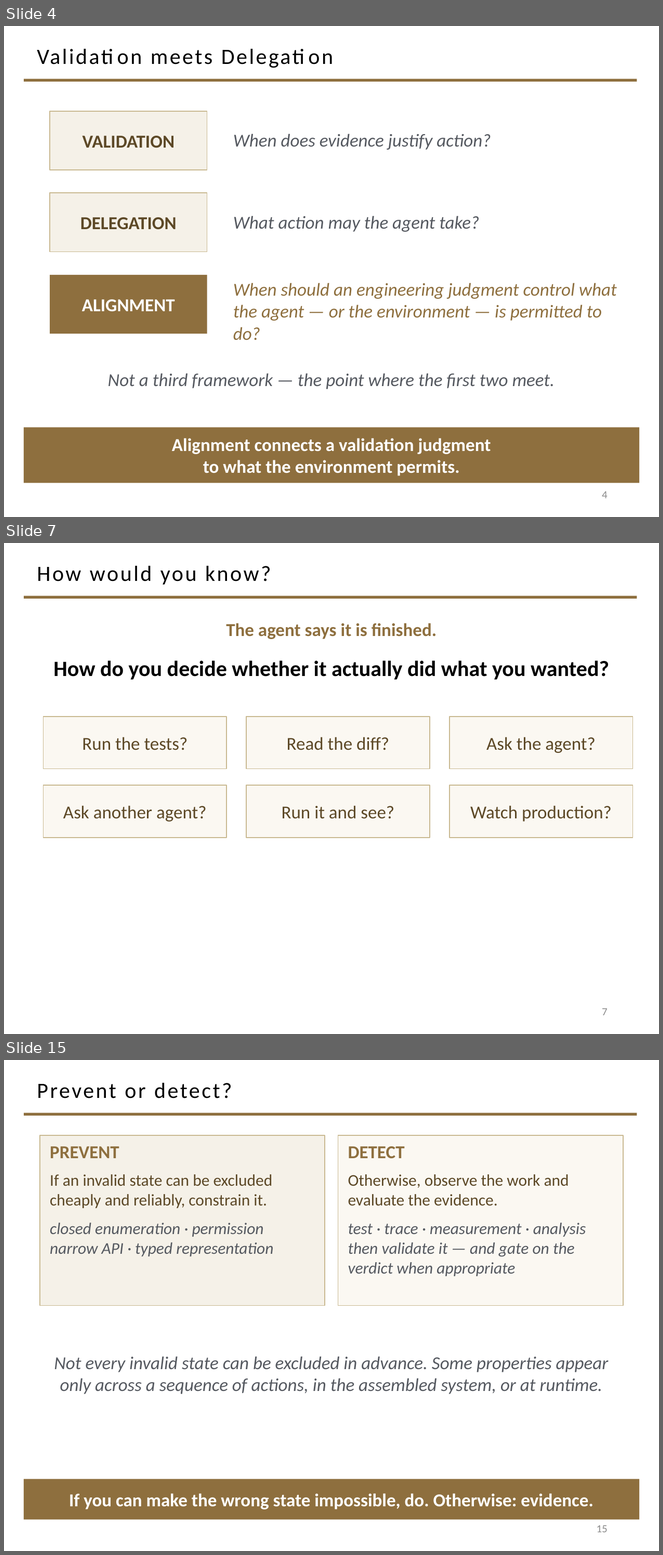
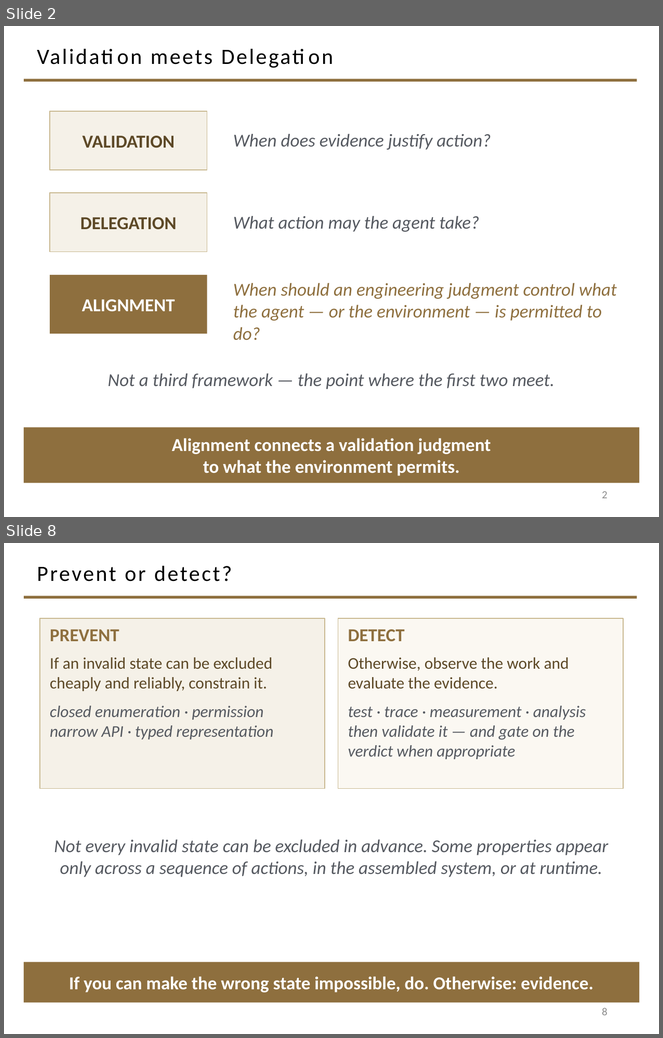
Before and after one commit to davisjam/model-based-agentic-software-engineering, a slide deck: course/lectures/act-2-delegation-and-control/03-alignment/2-3-Alignment.pptx. Shown one above the other, each under a label of ours: slides 4, 7 and 15 before the commit, slides 2 and 8 after it; the slides between them are not shown. The pictures are 663x1555 and 663x1038 pixels, drawn with LibreOffice and Linux fonts; fonts in the diff are those of the drawing; background and template pictures are left out. Boxes give left, top, right and bottom in pixels: in the first picture for what was removed or moved away, otherwise in the second. Text is boxed around its words. In the diff, an @@ line names an element or a change of style, - is before the commit and + after.

```diff
--- a/course/lectures/act-2-delegation-and-control/03-alignment/2-3-Alignment.pptx
+++ b/course/lectures/act-2-delegation-and-control/03-alignment/2-3-Alignment.pptx
@@ slide 7 removed at <box>4,543,659,1034</box>, background #FFFFFF; not listed: 1 template element that a slide beside it also shows @@
@@ title removed at <box>37,565,271,585</box> @@
-How would you know?
@@ text removed at <box>226,623,437,639</box> @@
-The agent says it is finished.
@@ text removed at <box>53,661,609,680</box> @@
-How do you decide whether it actually did what you wanted?
@@ rectangle removed at <box>44,717,227,769</box> @@
-Run the tests?
@@ rectangle removed at <box>246,717,430,769</box> @@
-Read the diff?
@@ rectangle removed at <box>450,717,633,769</box> @@
-Ask the agent?
@@ rectangle removed at <box>44,785,227,838</box> @@
-Ask another agent?
@@ rectangle removed at <box>246,785,430,838</box> @@
-Run it and see?
@@ rectangle removed at <box>450,785,633,838</box> @@
-Watch production?
@@ page number removed at <box>602,1008,608,1016</box> @@
-7
@@ what was slide 4 is now slide 2 @@
@@ page number at <box>602,491,608,499</box>: text changed @@
-4
+2
@@ what was slide 15 is now slide 8 @@
@@ page number at <box>602,1008,608,1016</box>: text changed @@
-15
+8
```
Also in this commit, not shown: 14 slides changed, 6 other slides removed.
